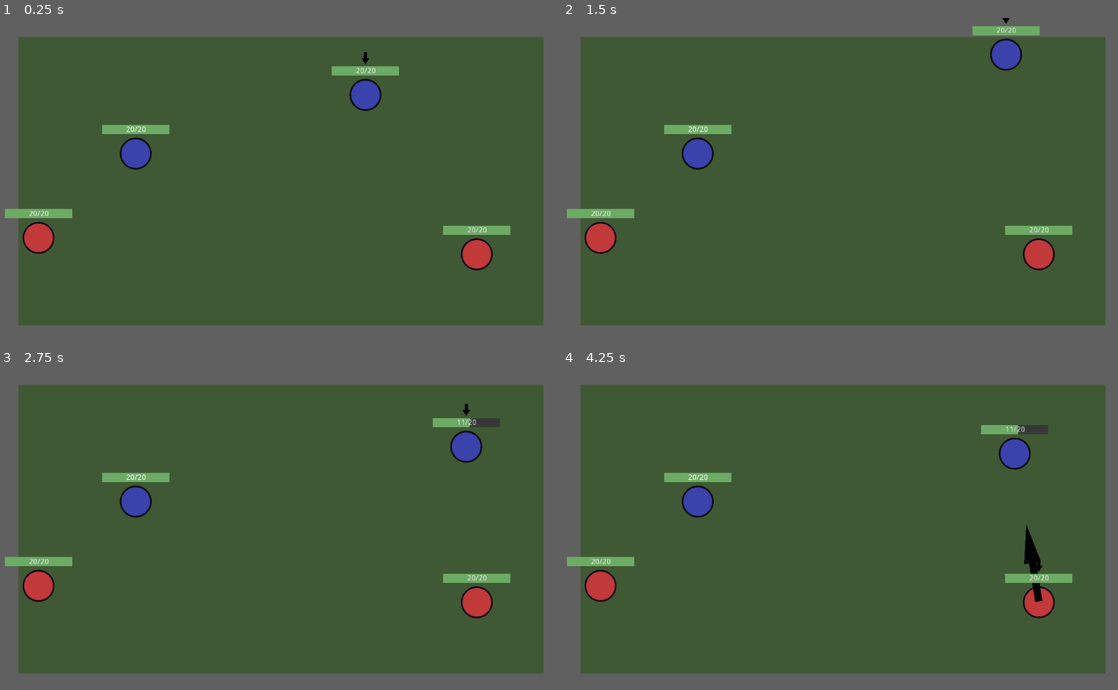
Above: before the commit, frames 1-4 (two rows, left to right).
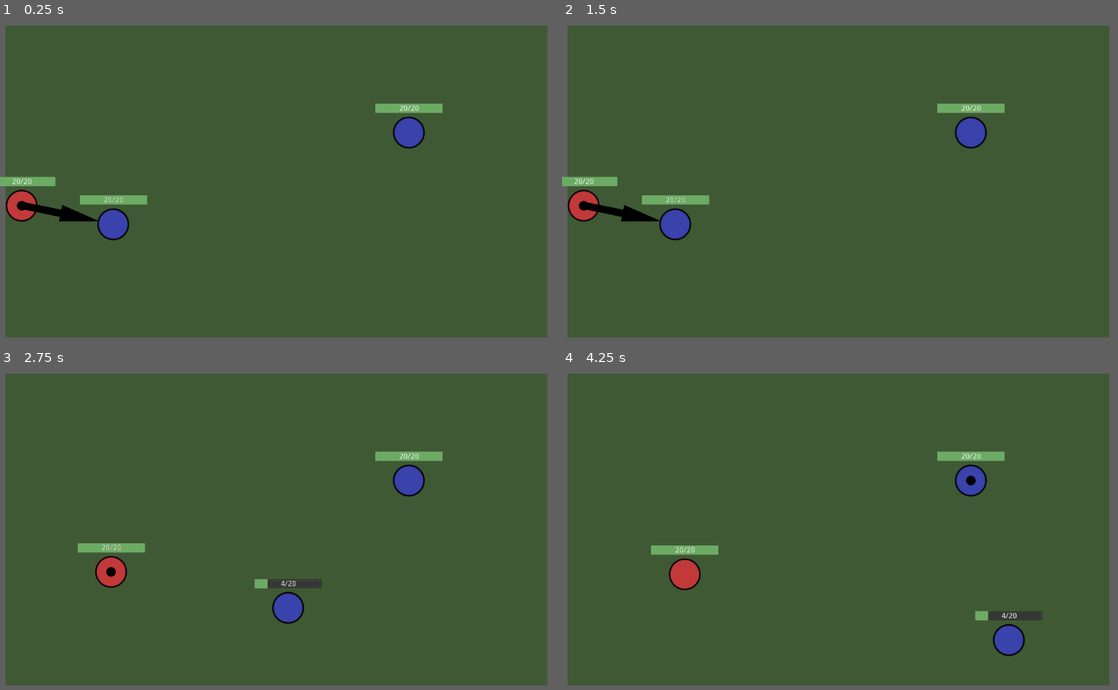
Above: after the commit, the same moments.

Repository: Federico-Ciuffardi/RougueMarbles
Game: Godot game, scene res://Menus/Main.tscn
Two runs of this game, one before a commit and one after it. Both use one fixed random seed, a clock stepped at 60 frames per second and the inputs below. Before the commit the project starts from res://Main.tscn.
Inputs (mouse positions are in pixels of both pictures, inside the frame that each line leads up to):
- Up to frame 1 (0.25 s): no input
- Up to frame 2 (1.5 s): tap Enter at 0.5 s; move the mouse to (962, 163) at 0.52 s; press the mouse at (962, 163) at 0.53 s; tap Space at 1.25 s; move the mouse to (728, 196) at 1.27 s; release the mouse at (728, 196) at 1.28 s; click (728, 196) at 1.35 s
- Up to frame 3 (2.75 s): move the mouse to (333, 456) at 2.02 s; press the mouse at (333, 456) at 2.03 s
- Up to frame 4 (4.25 s): move the mouse to (812, 592) at 2.77 s; release the mouse at (812, 592) at 2.78 s; click (812, 592) at 2.85 s; move the mouse to (1006, 576) at 3.52 s; press the mouse at (1006, 576) at 3.53 s

The runs differ from the first frame. In frame 1, 15% of the frame differs, in the area x 0-99%, y 2-99%; in frame 2, 15%; in frame 3, 15%; in frame 4, 15%.

Commit message:
initial commit

Diff:
--- a/Main.gd
+++ b/Battle.gd
@@ -1,4 +1,4 @@
 extends Node
 
 func _ready():
-	ChipManager.start_turn()
+	BattleManager.start_battle()
--- /dev/null
+++ b/Battle.tscn
@@ -0,0 +1,26 @@
+[gd_scene load_steps=3 format=2]
+
+[ext_resource path="res://Battle.gd" type="Script" id=1]
+[ext_resource path="res://Battle/Wall/Wall.tscn" type="PackedScene" id=2]
+
+
+[node name="Battle" type="Node"]
+script = ExtResource( 1 )
+
+[node name="Wall" parent="." instance=ExtResource( 2 )]
+position = Vector2( 512.683, -17.5299 )
+scale = Vector2( 20, 1 )
+
+[node name="Wall2" parent="." instance=ExtResource( 2 )]
+position = Vector2( 519.715, 620.656 )
+scale = Vector2( 20, 1 )
+
+[node name="Wall3" parent="." instance=ExtResource( 2 )]
+position = Vector2( -21.7759, 249.7 )
+rotation = 1.5708
+scale = Vector2( 20, 1 )
+
+[node name="Wall4" parent="." instance=ExtResource( 2 )]
+position = Vector2( 1040.11, 242.667 )
+rotation = 1.5708
+scale = Vector2( 20, 1 )
--- a/Chip/ChipBase.tscn
+++ b/Battle/Chip/Chip.tscn
@@ -1,9 +1,10 @@
-[gd_scene load_steps=8 format=2]
+[gd_scene load_steps=9 format=2]
 
-[ext_resource path="res://Chip/ChipBase.gd" type="Script" id=1]
-[ext_resource path="res://Chip/arrow.png" type="Texture" id=2]
-[ext_resource path="res://Chip/Arrow.gd" type="Script" id=3]
-[ext_resource path="res://Chip/HpManager.gd" type="Script" id=4]
+[ext_resource path="res://Battle/Chip/ChipBase.gd" type="Script" id=1]
+[ext_resource path="res://Battle/Chip/assets/chipBlue.png" type="Texture" id=2]
+[ext_resource path="res://Battle/Chip/assets/arrow.png" type="Texture" id=3]
+[ext_resource path="res://Battle/Chip/assets/Arrow.gd" type="Script" id=4]
+[ext_resource path="res://Battle/Chip/HpManager.gd" type="Script" id=5]
 
 [sub_resource type="PhysicsMaterial" id=1]
 friction = 0.0
@@ -29,27 +30,32 @@
 scale = Vector2( 0.5, 0.5 )
 shape = SubResource( 2 )
 
+[node name="Sprite" type="Sprite" parent="."]
+scale = Vector2( 0.5, 0.5 )
+texture = ExtResource( 2 )
+
 [node name="GUI" type="Node2D" parent="."]
 z_index = 1
 z_as_relative = false
 
 [node name="TurnIndicator" type="Sprite" parent="GUI"]
 visible = false
-position = Vector2( -0.00326788, -67.665 )
+modulate = Color( 0, 0, 0, 1 )
+self_modulate = Color( 0.898039, 0.878431, 0.407843, 1 )
 rotation = 1.5708
-scale = Vector2( 0.0342342, 0.0251173 )
+scale = Vector2( 0.15, 0.15 )
 texture = ExtResource( 2 )
 
 [node name="Arrow" type="Sprite" parent="GUI"]
 visible = false
 position = Vector2( 0.126296, -0.598736 )
 scale = Vector2( 0.224741, 0.0555708 )
-texture = ExtResource( 2 )
+texture = ExtResource( 3 )
 offset = Vector2( 325, 0 )
-script = ExtResource( 3 )
+script = ExtResource( 4 )
 
 [node name="HpManager" type="Node2D" parent="."]
-script = ExtResource( 4 )
+script = ExtResource( 5 )
 
 [node name="GUI" type="Node2D" parent="HpManager"]
 z_index = 2
--- a/Chip/ChipBase.gd
+++ b/Battle/Chip/ChipBase.gd
@@ -3,14 +3,10 @@
 
 ##Controllers
 
-var turn_manager = ChipManager
-var chip_manager = ChipManager
+var battle_manager = BattleManager
+var battle_lib = BattleLib
 
 ##Own
-
-#Signals
-signal turn_started
-
 #Childs
 onready var hp_manager = $HpManager
 onready var turn_indicator = $GUI/TurnIndicator
@@ -32,24 +28,24 @@
 ##Initialization
 func _ready():
 	hp_manager.initialize(20)
-	chip_manager.add_chip(self)
 
 ##Turn management
 func start_turn():
 	turn_indicator.show()
 	playing_turn = true
 	ap = 1
-	emit_signal("turn_started")
 
 func end_turn():
 	turn_indicator.hide()
 	playing_turn = false
-	turn_manager.end_turn()#turn ends when chip stops ()
+	battle_manager.end_turn()#turn ends when chip stops ()
 
 #hp<=0
 func _on_HpManager_death():
-	chip_manager.remove_chip(self)
+	battle_manager.remove_chip(self)
 	queue_free()
+	if playing_turn:
+		end_turn()
 
 ##Movement
 #apply an impuse to the chip
@@ -64,7 +60,8 @@
 
 #called when self collides with body
 func _on_Chip_body_entered(body):
-	if body.name == "Chip":
+	#print(body.name)
+	if body.name.find("Chip") != -1:
 		if not playing_turn:
 			var dmg = round((linear_velocity.length()+body.linear_velocity.length())/100)
 			if(dmg > 0):
--- a/Chip/NonPlayableChip/NonPlayableChip.gd
+++ b/Battle/Chip/NPChip.gd
@@ -1,16 +1,15 @@
-extends Node2D
+extends "res://Battle/Chip/ChipBase.gd"
 
-onready var arrow = $Chip/GUI/Arrow
-onready var chip = $Chip
-
+onready var arrow = $GUI/Arrow
 
 # Called when the node enters the scene tree for the first time.
 func _ready():
-	chip.team = 2
+	team = 2
 
-func _on_Chip_turn_started():
-	var current_pos = chip.global_position
-	var target_pos = ChipManager.get_closest_to(current_pos,1)
+func start_turn():
+	.start_turn()
+	var current_pos = global_position
+	var target_pos = battle_lib.get_closest_to(current_pos,1)
 
 	var target_angle = (target_pos -current_pos).angle()
 	var target_prop = 1
@@ -27,5 +26,5 @@
 	yield(t,"timeout")
 	t.queue_free()
 
-	chip.impulse(target_prop,target_angle)
+	impulse(target_prop,target_angle)
 	arrow.set_visibility(false)
--- /dev/null
+++ b/Battle/Chip/NPChip.tscn
@@ -0,0 +1,12 @@
+[gd_scene load_steps=4 format=2]
+
+[ext_resource path="res://Battle/Chip/Chip.tscn" type="PackedScene" id=1]
+[ext_resource path="res://Battle/Chip/NPChip.gd" type="Script" id=2]
+[ext_resource path="res://Battle/Chip/assets/chipRed.png" type="Texture" id=3]
+
+
+[node name="Chip" index="0" instance=ExtResource( 1 )]
+script = ExtResource( 2 )
+
+[node name="Sprite" parent="." index="1"]
+texture = ExtResource( 3 )
--- a/Chip/PlayableChip/PlayableChip.gd
+++ b/Battle/Chip/PChip.gd
@@ -1,7 +1,6 @@
-extends Node2D
+extends "res://Battle/Chip/ChipBase.gd"
 
-onready var arrow = $Chip/GUI/Arrow
-onready var chip = $Chip
+onready var arrow = $GUI/Arrow
 
 var MAX_FORCE_LENGHT = 200
 
@@ -9,7 +8,7 @@
 var moves_remaining = false
 
 func _ready():
-	chip.team = 1
+	team = 1
 
 func _input(event):
 	if moves_remaining:
@@ -19,7 +18,7 @@
 				arrow.set_visibility(aiming)
 			if aiming:
 				var pointerPos = event.position
-				var centerPos = chip.global_position
+				var centerPos = global_position
 
 				var iVect = centerPos-pointerPos
 
@@ -33,8 +32,9 @@
 					aiming = false
 					arrow.set_visibility(aiming)
 
-					chip.impulse(iVectProp,iVectAngle)
+					impulse(iVectProp,iVectAngle)
 					moves_remaining = false
 
-func _on_Chip_turn_started():
+func start_turn():
+	.start_turn()
 	moves_remaining = true
--- /dev/null
+++ b/Battle/Chip/PChip.tscn
@@ -0,0 +1,7 @@
+[gd_scene load_steps=3 format=2]
+
+[ext_resource path="res://Battle/Chip/Chip.tscn" type="PackedScene" id=1]
+[ext_resource path="res://Battle/Chip/PChip.gd" type="Script" id=2]
+
+[node name="Chip" instance=ExtResource( 1 )]
+script = ExtResource( 2 )
--- a/Wall/Wall.tscn
+++ b/Battle/Wall/Wall.tscn
@@ -1,6 +1,7 @@
 [gd_scene load_steps=3 format=2]
 
-[ext_resource path="res://Wall/Wall.png" type="Texture" id=1]
+[ext_resource path="res://Battle/Wall/Wall.png" type="Texture" id=1]
+
 
 [sub_resource type="RectangleShape2D" id=1]
 extents = Vector2( 32, 32 )
--- a/Chip/NonPlayableChip/NonPlayableChip.tscn
+++ /dev/null
@@ -1,15 +0,0 @@
-[gd_scene load_steps=4 format=2]
-
-[ext_resource path="res://Chip/NonPlayableChip/NonPlayableChip.gd" type="Script" id=1]
-[ext_resource path="res://Chip/ChipBase.tscn" type="PackedScene" id=2]
-[ext_resource path="res://Chip/chipRed.png" type="Texture" id=3]
-
-[node name="NonPlayeableChip" type="Node2D"]
-script = ExtResource( 1 )
-
-[node name="Chip" parent="." instance=ExtResource( 2 )]
-
-[node name="Sprite" type="Sprite" parent="Chip"]
-scale = Vector2( 0.5, 0.5 )
-texture = ExtResource( 3 )
-[connection signal="turn_started" from="Chip" to="." method="_on_Chip_turn_started"]
--- a/Chip/PlayableChip/PlayableChip.tscn
+++ /dev/null
@@ -1,15 +0,0 @@
-[gd_scene load_steps=4 format=2]
-
-[ext_resource path="res://Chip/PlayableChip/PlayableChip.gd" type="Script" id=1]
-[ext_resource path="res://Chip/ChipBase.tscn" type="PackedScene" id=2]
-[ext_resource path="res://Chip/chipBlue.png" type="Texture" id=3]
-
-[node name="PlayeableChip" type="Node2D"]
-script = ExtResource( 1 )
-
-[node name="Chip" parent="." instance=ExtResource( 2 )]
-
-[node name="Sprite" type="Sprite" parent="Chip"]
-scale = Vector2( 0.5, 0.5 )
-texture = ExtResource( 3 )
-[connection signal="turn_started" from="Chip" to="." method="_on_Chip_turn_started"]
--- a/ChipManager/ChipManager.tscn
+++ /dev/null
@@ -1,6 +0,0 @@
-[gd_scene load_steps=2 format=2]
-
-[ext_resource path="res://ChipManager/ChipManager.gd" type="Script" id=1]
-
-[node name="TurnManager" type="Node"]
-script = ExtResource( 1 )
--- a/Main.tscn
+++ /dev/null
@@ -1,41 +0,0 @@
-[gd_scene load_steps=5 format=2]
-
-[ext_resource path="res://Main.gd" type="Script" id=1]
-[ext_resource path="res://Chip/PlayableChip/PlayableChip.tscn" type="PackedScene" id=2]
-[ext_resource path="res://Chip/NonPlayableChip/NonPlayableChip.tscn" type="PackedScene" id=3]
-[ext_resource path="res://Wall/Wall.tscn" type="PackedScene" id=4]
-
-[node name="Main" type="Node"]
-script = ExtResource( 1 )
-
-[node name="World" type="Node2D" parent="."]
-
-[node name="PlayeableChip2" parent="World" instance=ExtResource( 2 )]
-position = Vector2( 673.146, 141.884 )
-
-[node name="NonPlayeableChip2" parent="World" instance=ExtResource( 3 )]
-position = Vector2( 878.173, 435.732 )
-
-[node name="PlayeableChip" parent="World" instance=ExtResource( 2 )]
-position = Vector2( 250, 250 )
-
-[node name="NonPlayeableChip" parent="World" instance=ExtResource( 3 )]
-position = Vector2( 70.9768, 405.396 )
-
-[node name="Wall" parent="World" instance=ExtResource( 4 )]
-position = Vector2( 514.523, 2.77854 )
-scale = Vector2( 17, 1 )
-
-[node name="Wall2" parent="World" instance=ExtResource( 4 )]
-position = Vector2( 510.627, 598.872 )
-scale = Vector2( 17, 1 )
-
-[node name="Wall3" parent="World" instance=ExtResource( 4 )]
-position = Vector2( 2.19415, 283.293 )
-rotation = 1.5708
-scale = Vector2( 17, 1 )
-
-[node name="Wall4" parent="World" instance=ExtResource( 4 )]
-position = Vector2( 1032.7, 361.214 )
-rotation = 1.5708
-scale = Vector2( 17, 1 )
--- /dev/null
+++ b/Managers/BattleManager.gd
@@ -0,0 +1,64 @@
+extends Node
+
+var chips = []
+var current_turn = 0
+
+#public
+func start_battle():
+	for chip in PartyManager.get_party():
+		chips.push_front(chip)
+		get_tree().current_scene.add_child(chip)
+		chip.position = BattleLib.rand_pos()
+	for i in range(0,rand_range(1,2)):
+		var chip = ChipLib.create_npc()
+		chips.push_front(chip)
+		get_tree().current_scene.add_child(chip)
+		chip.position = BattleLib.rand_pos()
+	start_turn()
+
+##turn management
+func end_turn():
+	#check if game endend
+	var counter = 0
+	for chip in chips:
+		if chip.team == 1:
+			counter += 1
+	if counter == 0: #defeat
+		battle_end()
+		get_tree().change_scene_to(preload("res://Menus/GameOver.tscn"))
+		return
+	elif counter == len(chips):  #victory
+		battle_end()
+		get_tree().change_scene("res://Battle.tscn")
+		return
+	#keep going
+	next_turn()
+	start_turn()
+
+##getters
+func get_chips():
+	return chips
+
+func remove_chip(chip):
+	#re ajust current turn to compensate the removal
+	if chips.find(chip) <= current_turn:
+		current_turn -= 1
+	#erase chip from existence
+	chips.erase(chip)
+	PartyManager.remove_chip(chip)
+	chip.queue_free()
+
+
+#private
+func battle_end():
+	for chip in PartyManager.get_party():
+		get_tree().current_scene.remove_child(chip)
+	chips.clear()
+	current_turn = 0
+
+##turn management
+func start_turn():
+	chips[current_turn].start_turn()
+
+func next_turn():
+	current_turn = (current_turn + 1)  % len(chips)
--- /dev/null
+++ b/Managers/PartyManager.gd
@@ -0,0 +1,13 @@
+extends Node
+
+var party = []
+
+func new_chip():
+	var chip = ChipLib.create_pc()
+	party.push_front(chip)
+
+func remove_chip(chip):
+	party.erase(chip)
+
+func get_party():
+	return party
--- /dev/null
+++ b/Menus/GameOver.tscn
@@ -0,0 +1,10 @@
+[gd_scene format=2]
+
+[node name="GameOver" type="Node"]
+
+[node name="Label" type="Label" parent="."]
+margin_left = 504.909
+margin_top = 284.864
+margin_right = 604.909
+margin_bottom = 305.864
+text = "GAME OVER!"
--- /dev/null
+++ b/Menus/Main.gd
@@ -0,0 +1,7 @@
+extends Node
+
+func _ready():
+	randomize()
+	PartyManager.new_chip()
+	PartyManager.new_chip()
+	get_tree().change_scene("res://Battle.tscn")
--- /dev/null
+++ b/Menus/Main.tscn
@@ -0,0 +1,6 @@
+[gd_scene load_steps=2 format=2]
+
+[ext_resource path="res://Menus/Main.gd" type="Script" id=1]
+
+[node name="Main" type="Node"]
+script = ExtResource( 1 )
--- a/ChipManager/ChipManager.gd
+++ b/lib/BattleLib.gd
@@ -1,36 +1,9 @@
 extends Node
-
-###chip management
-var chips = []
-
-func add_chip(chip):
-	chips.append(chip)
-
-func remove_chip(chip):
-	var i = chips.find(chip)
-	#re ajust current turn to compensate the removal
-	if i <= current_turn:
-		current_turn -= 1
-	chips.remove(i)
-
-###turn management
-
-var current_turn = 0
-
-func start_turn():
-	chips[current_turn].start_turn()
-
-func next_turn():
-	current_turn = (current_turn + 1)  % len(chips)
-
-func end_turn():
-	next_turn()
-	start_turn()
-
 
 ###utilities functions
 func get_closest_to(point,team):
 	var first
+	var chips = BattleManager.get_chips()
 	for i in range(0,len(chips)):
 		if chips[i].team == team:
 			first = i
@@ -47,3 +20,8 @@
 				minDistanceChip = chips[j]
 				minDistance = distance
 	return minDistanceChip.global_position
+
+func rand_pos():
+	var x = rand_range(0,ProjectSettings.get_setting("display/window/size/width"))
+	var y = rand_range(0,ProjectSettings.get_setting("display/window/size/height"))
+	return Vector2(x,y)
--- /dev/null
+++ b/lib/ChipLib.gd
@@ -0,0 +1,10 @@
+extends Node
+
+onready var PChip = preload("res://Battle/Chip/PChip.tscn")
+onready var NPChip = preload("res://Battle/Chip/NPChip.tscn")
+
+func create_pc():
+	return PChip.instance()
+
+func create_npc():
+	return NPChip.instance()
--- a/project.godot
+++ b/project.godot
@@ -16,12 +16,15 @@
 [application]
 
 config/name="Prototype"
-run/main_scene="res://Main.tscn"
+run/main_scene="res://Menus/Main.tscn"
 config/icon="res://icon.png"
 
 [autoload]
 
-ChipManager="*res://ChipManager/ChipManager.tscn"
+ChipLib="*res://lib/ChipLib.gd"
+BattleLib="*res://lib/BattleLib.gd"
+BattleManager="*res://Managers/BattleManager.gd"
+PartyManager="*res://Managers/PartyManager.gd"
 
 [input]
 
@@ -31,6 +34,10 @@
  ]
 }
 
+[physics]
+
+2d/default_gravity_vector=Vector2( 0, 0 )
+
 [rendering]
 
 environment/default_clear_color=Color( 0.25098, 0.352941, 0.211765, 1 )
Renamed: Chip/HpManager.gd -> Battle/Chip/HpManager.gd
Renamed: Chip/Arrow.gd -> Battle/Chip/assets/Arrow.gd
Renamed: Chip/arrow.png -> Battle/Chip/assets/arrow.png
Not shown, changed: Battle/Chip/assets/arrow.png.import
Renamed: Chip/chipBlue.png -> Battle/Chip/assets/chipBlue.png
Not shown, changed: Battle/Chip/assets/chipBlue.png.import
Renamed: Chip/chipRed.png -> Battle/Chip/assets/chipRed.png
Not shown, changed: Battle/Chip/assets/chipRed.png.import
Renamed: Wall/Wall.png -> Battle/Wall/Wall.png
Not shown, changed: Battle/Wall/Wall.png.import
Not shown, added: Battle/Chip/chipBlue.kra
Not shown, added: Battle/Chip/chipBlue.kra~
(and 3 more such lines)
